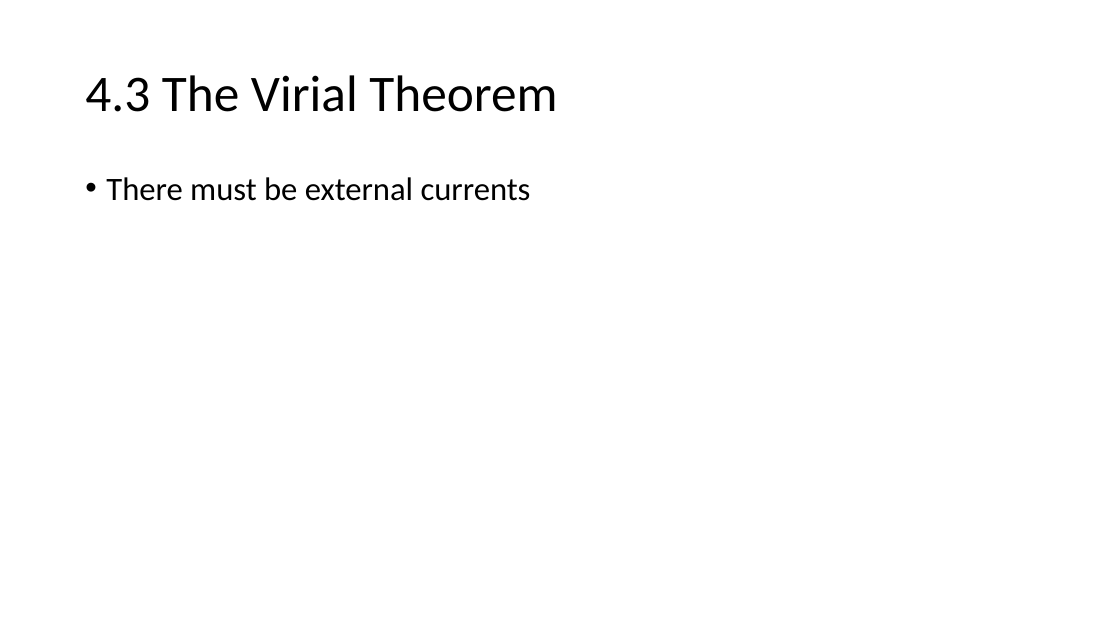
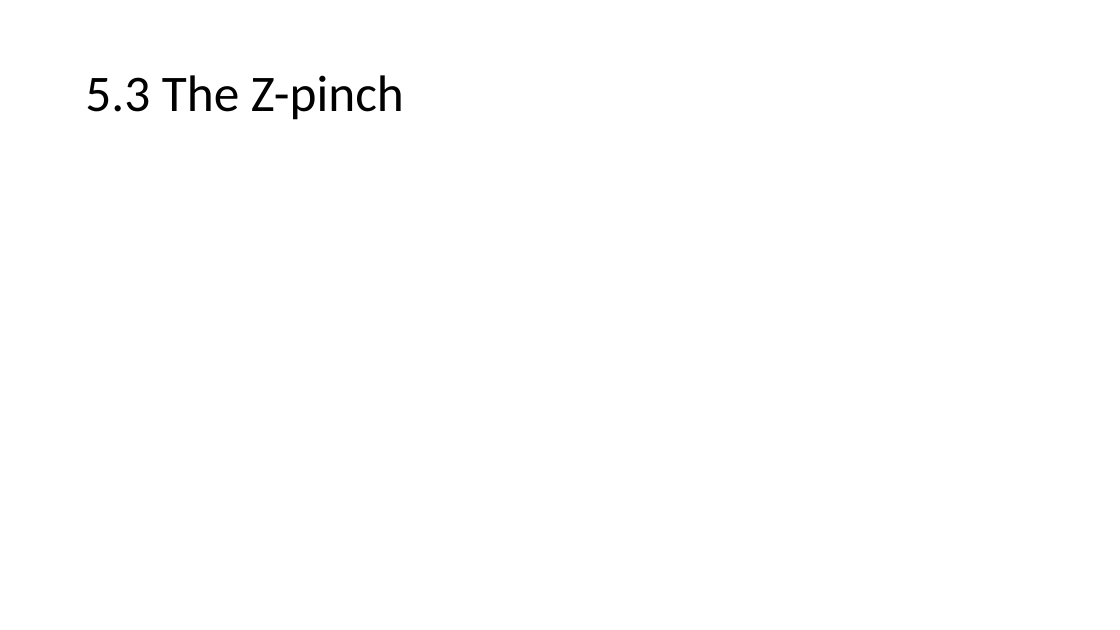
Before and after one commit to bartlettnbb2/academia, a slide deck: slide 5 of Presentations/IdealMHD_ch5.pptx. Drawn at 1120x630 pixels with LibreOffice and Linux fonts; fonts in the diff are those of the drawing; grey boxes stand for pictures. Boxes give left, top, right and bottom in pixels: in the first picture for what was removed or moved away, otherwise in the second. Text is boxed around its words. In the diff, an @@ line names an element or a change of style, - is before the commit and + after.

Commit message:
*Updated presentation

```diff
--- a/Presentations/IdealMHD_ch5.pptx
+++ b/Presentations/IdealMHD_ch5.pptx
@@ title at box(85, 75, 404, 120): text changed @@
-4.3 The Virial Theorem
+5.3 The Z-pinch
@@ text removed at box(106, 177, 531, 201) @@
-• There must be external currents
```
Also in this commit, not shown: 4 other slides changed, 2 slides added, 8 slides removed.
